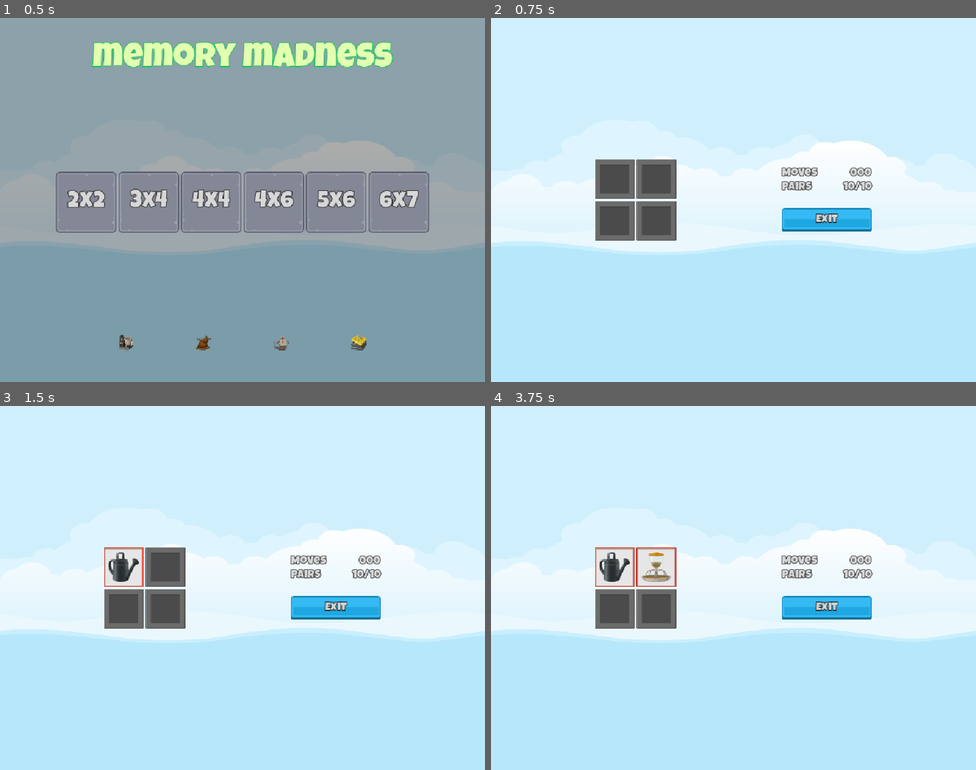
Above: before the commit, frames 1-4 (two rows, left to right).
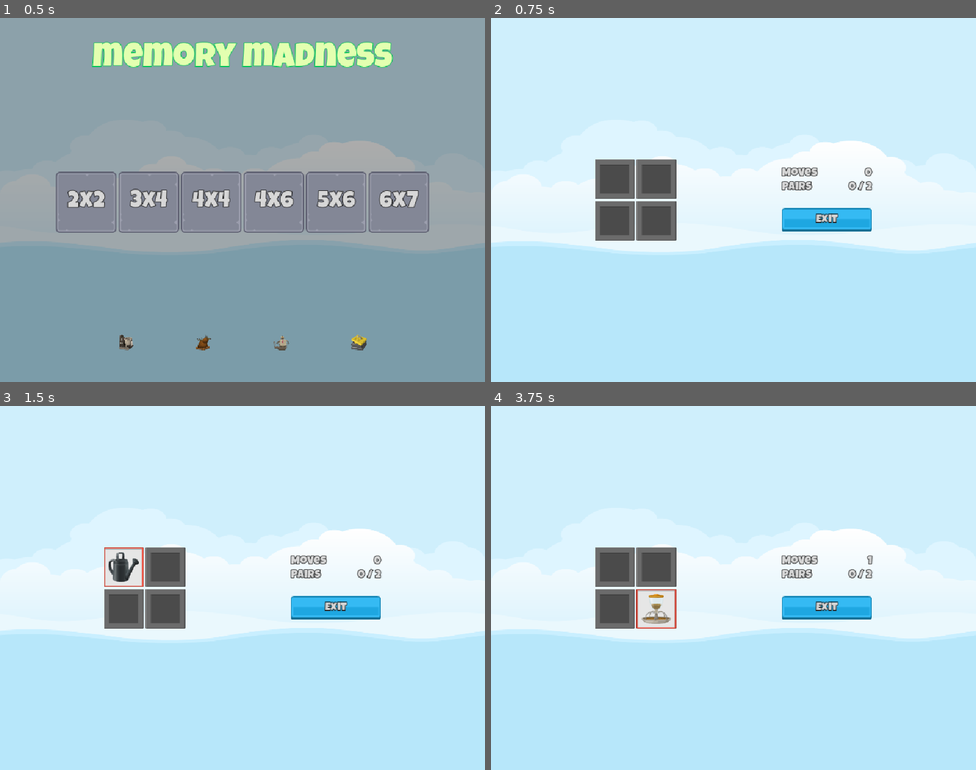
Above: after the commit, the same moments.

Repository: Kiermana/GodotGame3
Game: Godot game, scene res://Scenes/Master/master.tscn
The game is run twice, just before and just after one commit, with the same random seed, the same clock (stepped at 60 frames per second) and the same inputs.
Inputs (mouse positions are in pixels of both pictures, inside the frame that each line leads up to):
- Up to frame 1 (0.5 s): no input
- Up to frame 2 (0.75 s): click "2x2" at 0.5 s
- Up to frame 3 (1.5 s): click (121, 566) at 1.25 s
- Up to frame 4 (3.75 s): click (655, 566) at 2.02 s; click (612, 609) at 2.77 s; click (655, 609) at 3.52 s

Frame 1 is identical in both runs. In frame 2, 0.2% of the frame differs, in the area x 72-79%, y 41-48%; in frame 3, 0.2%; in frame 4, 2.8%, in the area x 21-79%, y 38-62%.

Commit message:
Scoring

Diff:
--- a/Scenes/Game/Game.gd
+++ b/Scenes/Game/Game.gd
@@ -1,13 +1,29 @@
 extends Control
 
+
+const MEMORY_TILE = preload("uid://cql5xay1b52lu")
+
+
 @onready var grid_container: GridContainer = $HB/GridContainer
-const MEMORY_TILE = preload("uid://cql5xay1b52lu")
+@onready var scorer: Scorer = $Scorer
+@onready var pairs_label: Label = $HB/VB/HB2/PairsLabel
+@onready var moves_label: Label = $HB/VB/HB/MovesLabel
+
+
 
 
 
 # Called when the node enters the scene tree for the first time.
 func _ready() -> void:
 	SignalHub.on_level_selected.connect(on_level_select)
+
+
+
+
+func _process(delta: float) -> void: #Updates every frame, a waste of resources really and better to do with signals
+	pairs_label.text = scorer.get_pairs_str()
+	moves_label.text = scorer.get_moves_str()
+
 
 
 # Called every frame. 'delta' is the elapsed time since the previous frame.
@@ -23,6 +39,10 @@
 		var memory_tile: MemoryTile = MEMORY_TILE.instantiate() #Memory tile has to be made into a var otherwise add_child doesn't work
 		grid_container.add_child(memory_tile)
 		memory_tile.setup(image, frame_image)
+	scorer.clear_new_game(level_setting.target_pairs)
+
+
+
 
 func _on_exit_button_pressed() -> void:
 	for t in grid_container.get_children():
--- a/Scenes/MemoryTile/MemoryTile.gd
+++ b/Scenes/MemoryTile/MemoryTile.gd
@@ -17,6 +17,15 @@
 	item_image.texture = image
 
 
+func matches_other_tile(other: MemoryTile) -> bool:
+	return other != self and other.item_image.texture == item_image.texture
+
+
+func kill_on_pair() -> void:
+	disabled = true
+	modulate = Color.TRANSPARENT
+
+
 func reveal(r: bool) -> void:
 	frame_image.visible = r
 	item_image.visible = r
--- a/Scenes/Scorer/Scorer.gd
+++ b/Scenes/Scorer/Scorer.gd
@@ -7,6 +7,13 @@
 static var SelectionEnabled: bool = true
 
 var _selected_tiles: Array[MemoryTile]
+var _pairs_made: int = 0
+var _target_pairs: int = 99
+var _moves_made: int = 0
+
+
+
+
 
 # Called when the node enters the scene tree for the first time.
 func _ready() -> void:
@@ -14,13 +21,38 @@
 	SignalHub.on_game_exit_pressed.connect(on_game_exit_pressed)
 
 
+func clear_new_game(target_pairs: int) -> void:
+	_selected_tiles.clear()
+	SelectionEnabled = true
+	_pairs_made = 0
+	_target_pairs = target_pairs
+	_moves_made = 0
+
+
+
+func get_pairs_str() -> String:
+	return "%d / %d" % [_pairs_made, _target_pairs]
+
+func get_moves_str() -> String:
+	return "%d" % _moves_made
+
+
+
+
+func check_for_pair():
+	if _selected_tiles[0].matches_other_tile(_selected_tiles[1]):
+		_selected_tiles[0].kill_on_pair()
+		_selected_tiles[1].kill_on_pair()
+		_pairs_made += 1
+	_moves_made += 1
+
 func process_pair():
 	if _selected_tiles.size() != 2: return
 
 
 	SelectionEnabled = false
 	reveal_timer.start()
-
+	check_for_pair()
 
 
 func on_tile_selected(tile: MemoryTile) -> void:
--- a/Scenes/Scorer/Scorer.tscn
+++ b/Scenes/Scorer/Scorer.tscn
@@ -6,7 +6,6 @@
 script = ExtResource("1_pmgxc")
 
 [node name="RevealTimer" type="Timer" parent="." unique_id=584650631]
-wait_time = 2.0
 one_shot = true
 
 [connection signal="timeout" from="RevealTimer" to="." method="_on_reveal_timer_timeout"]
